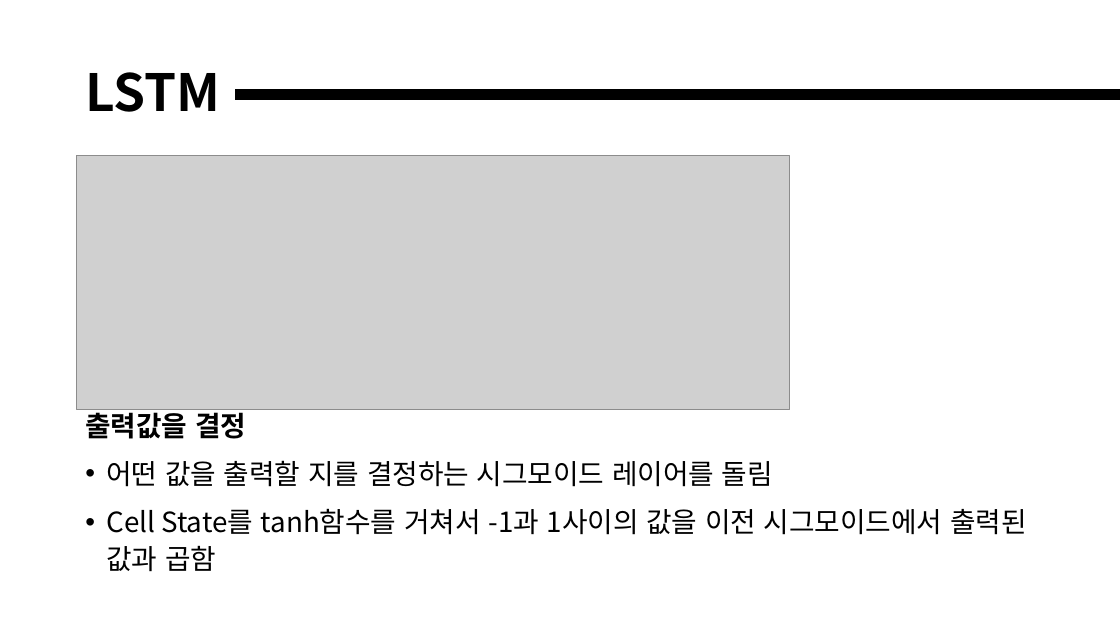
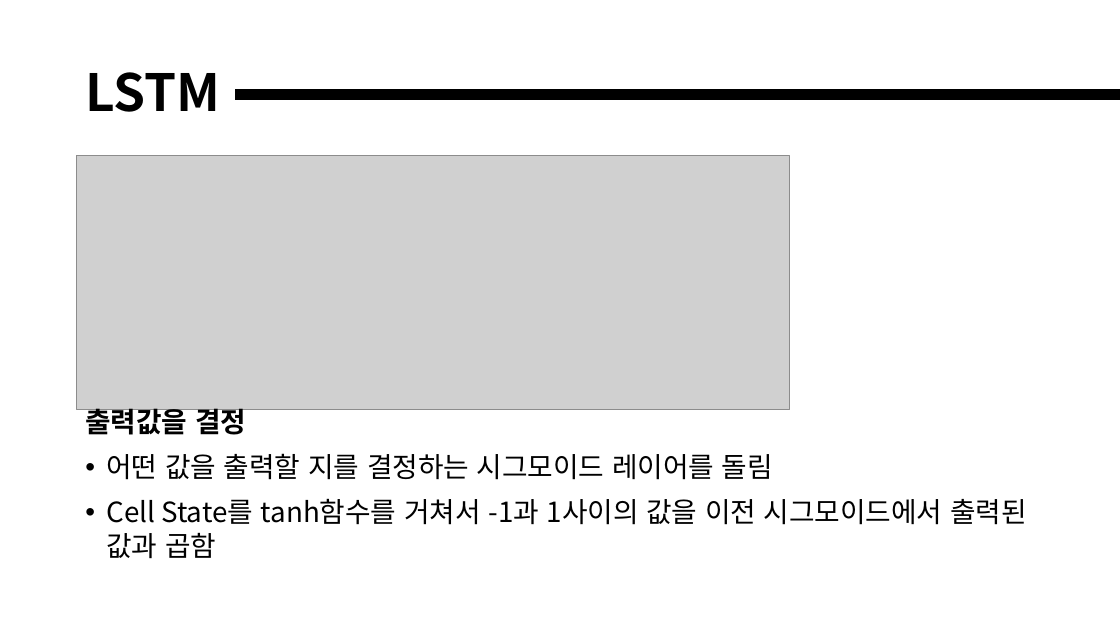
Before and after one commit to ElvinKim/seocho_dl_pytorch, a slide deck: slide 36 of 4-RNN (이론).pptx. Drawn at 1120x630 pixels with LibreOffice and Linux fonts; fonts in the diff are those of the drawing; grey boxes stand for pictures. Boxes give left, top, right and bottom in pixels: in the first picture for what was removed or moved away, otherwise in the second. Text is boxed around its words. In the diff, an @@ line names an element or a change of style, - is before the commit and + after.

```diff
--- a/4-RNN (이론).pptx
+++ b/4-RNN (이론).pptx
@@ text "출력값을 결정" at (85,408,1027,559): line spacing 1.1 to 1 @@
```
Also in this commit, not shown: 2 other slides changed.
